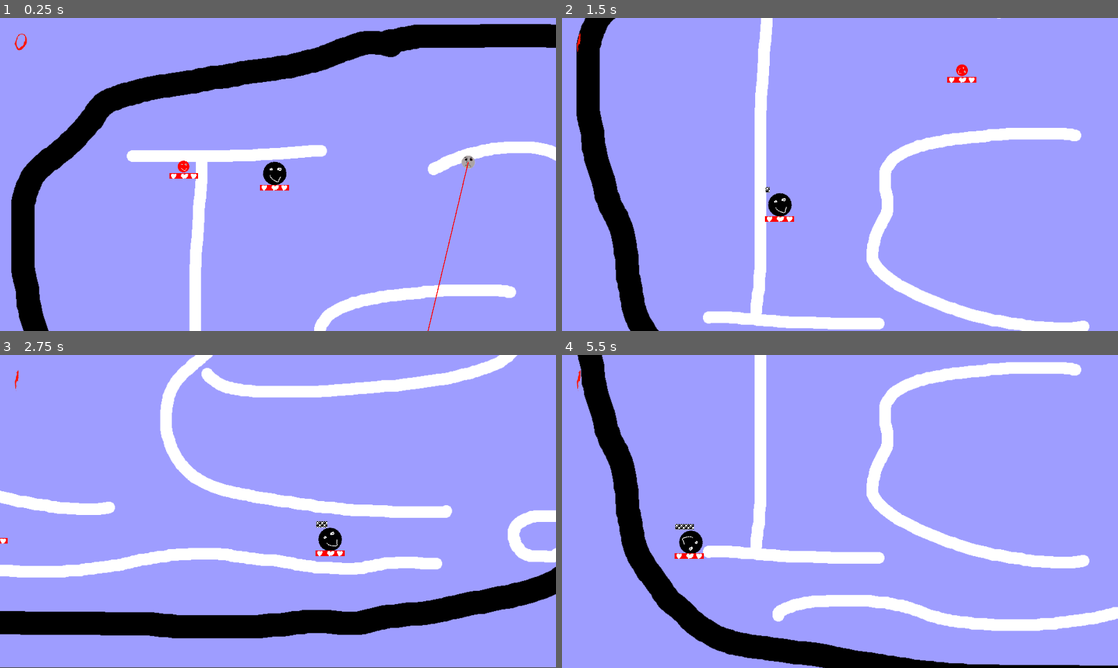
Above: before the commit, frames 1-4 (two rows, left to right).
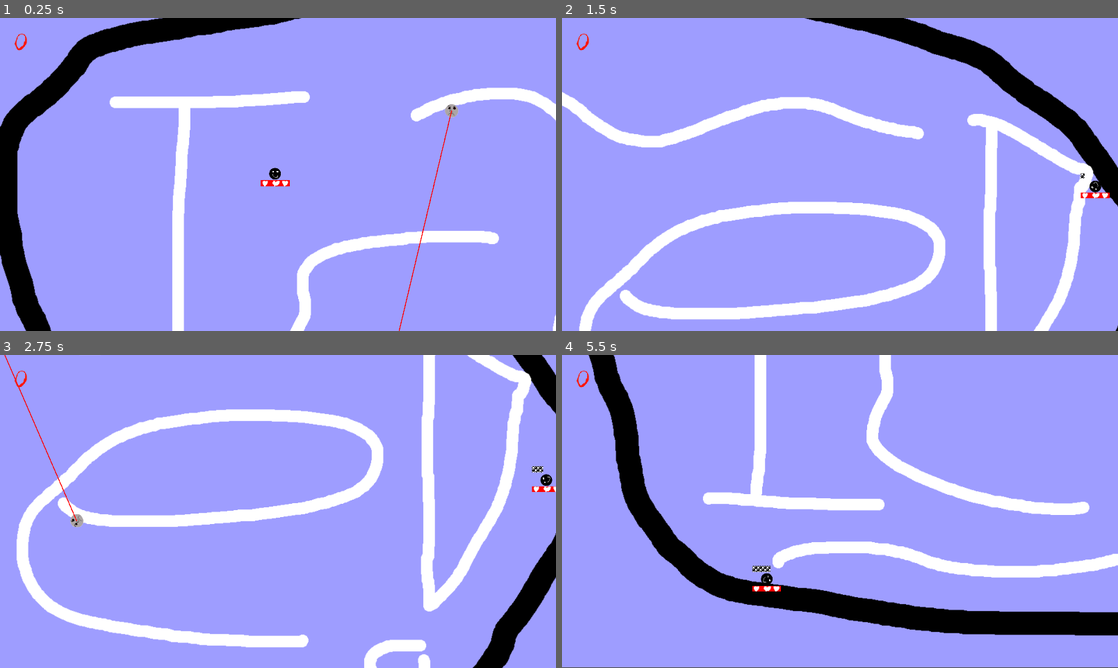
Above: after the commit, the same moments.

Repository: Junber/LD-47
Game: Godot game, scene res://Scenes/Root.tscn
Same seed, same stepped clock (60 frames per second), same inputs: the game is played once before the commit and once after it.
Inputs:
- Up to frame 1 (0.25 s): no input
- Up to frame 2 (1.5 s): hold D (move_right) 0.53-1.28 s; tap Space (boost) at 0.6, 1.35 s; hold S (move_down) from 1.28 s (still down)
- Up to frame 3 (2.75 s): release S (move_down) at 2.03 s; hold D (move_right) from 2.03 s (still down); tap Space (boost) at 2.1 s
- Up to frame 4 (5.5 s): release D (move_right) at 2.78 s; hold W (move_up) 2.78-3.53 s; tap Space (boost) every 0.75 s from 2.85 to 5.1 s; hold A (move_left) 3.53-5.03 s; hold S (move_down) from 5.03 s (still down)

The runs differ from the first frame. In frame 1, 25% of the frame differs, in the area x 0-100%, y 0-100%; in frame 2, 25%; in frame 3, 29%; in frame 4, 25%.

Commit message:
Create common super scene for player and enemy thus adding dead player

Diff:
--- a/Scenes/Cyborg.tscn
+++ b/Scenes/Cyborg.tscn
@@ -1,10 +1,12 @@
 [gd_scene load_steps=10 format=2]
 
-[ext_resource path="res://Scenes/Enemy.tscn" type="PackedScene" id=1]
+[ext_resource path="res://Scenes/IceScater.tscn" type="PackedScene" id=1]
 [ext_resource path="res://Resources/Graphics/Cyborg.png" type="Texture" id=2]
-[ext_resource path="res://Resources/Graphics/Cyborg_Dead.png" type="Texture" id=3]
+[ext_resource path="res://Resources/Graphics/CyborgDead.png" type="Texture" id=3]
 [ext_resource path="res://Resources/Graphics/LaserSparks.png" type="Texture" id=4]
 [ext_resource path="res://Scripts/Laser.gd" type="Script" id=5]
+
+
 
 [sub_resource type="CurveTexture" id=1]
 
--- a/Scenes/Enemy.tscn
+++ b/Scenes/Enemy.tscn
@@ -1,73 +1,7 @@
-[gd_scene load_steps=10 format=2]
+[gd_scene load_steps=3 format=2]
 
 [ext_resource path="res://Scripts/Enemy.gd" type="Script" id=1]
-[ext_resource path="res://Resources/Graphics/Health.png" type="Texture" id=2]
-[ext_resource path="res://Resources/Graphics/Enemy.png" type="Texture" id=3]
-[ext_resource path="res://Resources/Graphics/Blood.png" type="Texture" id=4]
-[ext_resource path="res://Resources/Graphics/Dead Enemy.png" type="Texture" id=5]
+[ext_resource path="res://Scenes/IceScater.tscn" type="PackedScene" id=2]
 
-[sub_resource type="CircleShape2D" id=1]
-
-[sub_resource type="Gradient" id=2]
-offsets = PoolRealArray( 0, 0.9, 1 )
-colors = PoolColorArray( 1, 0, 0, 1, 0.435294, 0, 0, 1, 0.435294, 0, 0, 0 )
-
-[sub_resource type="GradientTexture" id=3]
-gradient = SubResource( 2 )
-
-[sub_resource type="ParticlesMaterial" id=4]
-flag_disable_z = true
-direction = Vector3( 0, 0, 0 )
-spread = 180.0
-gravity = Vector3( 0, 0, 0 )
-initial_velocity = 33.57
-initial_velocity_random = 0.72
-orbit_velocity = 0.0
-orbit_velocity_random = 0.0
-damping = 10.76
-damping_random = 0.09
-scale_random = 0.35
-color_ramp = SubResource( 3 )
-
-[node name="Enemy" type="KinematicBody2D"]
-position = Vector2( 348.998, 158.75 )
-collision_layer = 2
-collision_mask = 5
+[node name="IceScater" instance=ExtResource( 2 )]
 script = ExtResource( 1 )
-
-[node name="CollisionShape2D" type="CollisionShape2D" parent="."]
-shape = SubResource( 1 )
-
-[node name="DeadSprite" type="Sprite" parent="."]
-visible = false
-texture = ExtResource( 5 )
-
-[node name="AliveSprite" type="Sprite" parent="."]
-texture = ExtResource( 3 )
-
-[node name="HealthBar" type="TextureProgress" parent="."]
-margin_left = -50.2425
-margin_top = 21.6965
-margin_right = -0.242523
-margin_bottom = 31.6965
-rect_scale = Vector2( 2, 2 )
-value = 100.0
-texture_progress = ExtResource( 2 )
-__meta__ = {
-"_edit_use_anchors_": false
-}
-
-[node name="BloodParticles" type="Particles2D" parent="."]
-z_index = -1
-emitting = false
-amount = 500
-lifetime = 10.0
-one_shot = true
-randomness = 0.2
-visibility_rect = Rect2( 0, 0, 3840, 2160 )
-local_coords = false
-process_material = SubResource( 4 )
-texture = ExtResource( 4 )
-__meta__ = {
-"_editor_description_": ""
-}
--- /dev/null
+++ b/Scenes/IceScater.tscn
@@ -0,0 +1,73 @@
+[gd_scene load_steps=10 format=2]
+
+[ext_resource path="res://Scripts/IceScater.gd" type="Script" id=1]
+[ext_resource path="res://Resources/Graphics/Health.png" type="Texture" id=2]
+[ext_resource path="res://Resources/Graphics/Enemy.png" type="Texture" id=3]
+[ext_resource path="res://Resources/Graphics/Blood.png" type="Texture" id=4]
+[ext_resource path="res://Resources/Graphics/EnemyDead.png" type="Texture" id=5]
+
+[sub_resource type="CircleShape2D" id=1]
+
+[sub_resource type="Gradient" id=2]
+offsets = PoolRealArray( 0, 0.9, 1 )
+colors = PoolColorArray( 1, 0, 0, 1, 0.435294, 0, 0, 1, 0.435294, 0, 0, 0 )
+
+[sub_resource type="GradientTexture" id=3]
+gradient = SubResource( 2 )
+
+[sub_resource type="ParticlesMaterial" id=4]
+flag_disable_z = true
+direction = Vector3( 0, 0, 0 )
+spread = 180.0
+gravity = Vector3( 0, 0, 0 )
+initial_velocity = 33.57
+initial_velocity_random = 0.72
+orbit_velocity = 0.0
+orbit_velocity_random = 0.0
+damping = 10.76
+damping_random = 0.09
+scale_random = 0.35
+color_ramp = SubResource( 3 )
+
+[node name="IceScater" type="KinematicBody2D"]
+position = Vector2( 348.998, 158.75 )
+collision_layer = 2
+collision_mask = 5
+script = ExtResource( 1 )
+
+[node name="CollisionShape2D" type="CollisionShape2D" parent="."]
+shape = SubResource( 1 )
+
+[node name="DeadSprite" type="Sprite" parent="."]
+visible = false
+texture = ExtResource( 5 )
+
+[node name="AliveSprite" type="Sprite" parent="."]
+texture = ExtResource( 3 )
+
+[node name="HealthBar" type="TextureProgress" parent="."]
+margin_left = -50.2425
+margin_top = 21.6965
+margin_right = -0.242523
+margin_bottom = 31.6965
+rect_scale = Vector2( 2, 2 )
+value = 100.0
+texture_progress = ExtResource( 2 )
+__meta__ = {
+"_edit_use_anchors_": false
+}
+
+[node name="BloodParticles" type="Particles2D" parent="."]
+z_index = -1
+emitting = false
+amount = 500
+lifetime = 10.0
+one_shot = true
+randomness = 0.2
+visibility_rect = Rect2( 0, 0, 3840, 2160 )
+local_coords = false
+process_material = SubResource( 4 )
+texture = ExtResource( 4 )
+__meta__ = {
+"_editor_description_": ""
+}
--- /dev/null
+++ b/Scenes/Player.tscn
@@ -0,0 +1,53 @@
+[gd_scene load_steps=6 format=2]
+
+[ext_resource path="res://Resources/Graphics/Player.png" type="Texture" id=1]
+[ext_resource path="res://Resources/Graphics/BoostTimer.png" type="Texture" id=2]
+[ext_resource path="res://Scenes/IceScater.tscn" type="PackedScene" id=3]
+[ext_resource path="res://Scripts/Player.gd" type="Script" id=4]
+[ext_resource path="res://Resources/Graphics/PlayerDead.png" type="Texture" id=5]
+
+[node name="IceScater" instance=ExtResource( 3 )]
+collision_layer = 1
+collision_mask = 6
+script = ExtResource( 4 )
+
+[node name="DeadSprite" parent="." index="1"]
+texture = ExtResource( 5 )
+
+[node name="AliveSprite" parent="." index="2"]
+texture = ExtResource( 1 )
+
+[node name="BoostCooldownProgessBar" type="TextureProgress" parent="." index="5"]
+margin_left = -50.3246
+margin_top = -46.1228
+margin_right = -0.324554
+margin_bottom = -36.1228
+rect_scale = Vector2( 2, 2 )
+max_value = 1.0
+step = 0.01
+value = 1.0
+texture_progress = ExtResource( 2 )
+__meta__ = {
+"_edit_use_anchors_": false,
+"_editor_description_": ""
+}
+
+[node name="BoostCooldownTimer" type="Timer" parent="." index="6"]
+one_shot = true
+__meta__ = {
+"_editor_description_": ""
+}
+
+[node name="PlayerCamera" type="Camera2D" parent="." index="7"]
+position = Vector2( 9.29779, 1.66644 )
+current = true
+limit_left = 0
+limit_top = 0
+limit_right = 3840
+limit_bottom = 2160
+limit_smoothed = true
+drag_margin_h_enabled = true
+drag_margin_v_enabled = true
+__meta__ = {
+"_editor_description_": ""
+}
--- a/Scenes/Root.tscn
+++ b/Scenes/Root.tscn
@@ -1,12 +1,9 @@
-[gd_scene load_steps=19 format=2]
+[gd_scene load_steps=15 format=2]
 
-[ext_resource path="res://Scripts/Player.gd" type="Script" id=1]
-[ext_resource path="res://Resources/Graphics/Player.png" type="Texture" id=2]
+[ext_resource path="res://Scenes/Player.tscn" type="PackedScene" id=1]
+[ext_resource path="res://Scripts/Enemy.gd" type="Script" id=2]
 [ext_resource path="res://Resources/Graphics/Background.png" type="Texture" id=3]
 [ext_resource path="res://Scripts/EnemySpawnPath.gd" type="Script" id=4]
-[ext_resource path="res://Scenes/Enemy.tscn" type="PackedScene" id=5]
-[ext_resource path="res://Resources/Graphics/BoostTimer.png" type="Texture" id=6]
-[ext_resource path="res://Resources/Graphics/Health.png" type="Texture" id=7]
 [ext_resource path="res://Scripts/ScoreLabel.gd" type="Script" id=8]
 [ext_resource path="res://Resources/Fonts/Jacmax.ttf" type="DynamicFontData" id=9]
 [ext_resource path="res://Scenes/Cyborg.tscn" type="PackedScene" id=10]
@@ -15,9 +12,6 @@
 [ext_resource path="res://Scripts/SfxPlayer.gd" type="Script" id=13]
 [ext_resource path="res://Scripts/Border.gd" type="Script" id=14]
 [ext_resource path="res://Scenes/OptionsScreen.tscn" type="PackedScene" id=15]
-
-[sub_resource type="CircleShape2D" id=1]
-radius = 40.0
 
 [sub_resource type="Curve2D" id=2]
 _data = {
@@ -41,60 +35,8 @@
 z_index = -2
 texture = ExtResource( 3 )
 
-[node name="Player" type="KinematicBody2D" parent="."]
-position = Vector2( 960, 540 )
-collision_mask = 4
-script = ExtResource( 1 )
-
-[node name="PlayerCamera" type="Camera2D" parent="Player"]
-position = Vector2( 9.29779, 1.66644 )
-current = true
-limit_left = 0
-limit_top = 0
-limit_right = 3840
-limit_bottom = 2160
-limit_smoothed = true
-drag_margin_h_enabled = true
-drag_margin_v_enabled = true
-
-[node name="CollisionShape2D" type="CollisionShape2D" parent="Player"]
-shape = SubResource( 1 )
-
-[node name="Sprite" type="Sprite" parent="Player"]
-scale = Vector2( 2, 2 )
-texture = ExtResource( 2 )
-
-[node name="BoostCooldownProgessBar" type="TextureProgress" parent="Player"]
-margin_left = -51.0737
-margin_top = -62.6042
-margin_right = -1.07373
-margin_bottom = -52.6042
-rect_scale = Vector2( 2, 2 )
-max_value = 1.0
-step = 0.01
-value = 1.0
-texture_progress = ExtResource( 6 )
-__meta__ = {
-"_edit_use_anchors_": false
-}
-
-[node name="BoostCooldownTimer" type="Timer" parent="Player"]
-one_shot = true
-
-[node name="HealthBar" type="TextureProgress" parent="Player"]
-margin_left = -52.6017
-margin_top = 36.5377
-margin_right = -2.60174
-margin_bottom = 46.5377
-rect_scale = Vector2( 2, 2 )
-value = 100.0
-texture_progress = ExtResource( 7 )
-__meta__ = {
-"_edit_use_anchors_": false
-}
-
-[node name="Enemy" parent="." instance=ExtResource( 5 )]
-position = Vector2( 615.084, 512.792 )
+[node name="Player" parent="." instance=ExtResource( 1 )]
+position = Vector2( 1019.09, 725.787 )
 
 [node name="Border" type="StaticBody2D" parent="."]
 scale = Vector2( 2, 2 )
@@ -141,6 +83,7 @@
 
 [node name="Cyborg" parent="." instance=ExtResource( 10 )]
 position = Vector2( 1654.99, 496.229 )
+script = ExtResource( 2 )
 
 [node name="BooPlayer" type="AudioStreamPlayer" parent="."]
 stream = ExtResource( 11 )
@@ -152,6 +95,4 @@
 script = ExtResource( 13 )
 pitchVariation = 0.5
 [connection signal="playerDied" from="Player" to="EnemySpawnPath" method="_on_Player_playerDied"]
-[connection signal="enemyDidNotDie" from="Enemy" to="BooPlayer" method="playSfx"]
-[connection signal="enemyDied" from="Enemy" to="WowPlayer" method="playSfx"]
 [connection signal="timeout" from="EnemySpawnPath/EnemySpawnTimer" to="EnemySpawnPath" method="_on_EnemySpawnTimer_timeout"]
--- a/Scripts/Enemy.gd
+++ b/Scripts/Enemy.gd
@@ -1,14 +1,9 @@
 extends "res://Scripts/IceScater.gd"
 
 onready var player = $"../Player"
-onready var deadSprite = $DeadSprite
-onready var aliveSprite = $AliveSprite
-onready var particleEmitter = $BloodParticles
 
 signal enemyDied
 signal enemyDidNotDie
-
-var dead = false
 
 func _ready():
 	pass
@@ -24,28 +19,14 @@
 	collider.bounceOffOfIceScater(self)
 	collider.takeDamage(damageToOther)
 
-func setSpriteRotation(rotation):
-	deadSprite.rotate(rotation)
-	aliveSprite.rotate(rotation)
-
 func kill():
 	if !dead:
-		deadSprite.visible = true
-		aliveSprite.visible = false
+		.kill()
 		set_collision_mask_bit(0, false)
-		particleEmitter.emitting = true
-		dead = true
-
 		get_node("../HUD/ScoreLabel").increaseScore()
 
 func getDirection():
-	if player and !dead:
+	if !dead and !player.dead:
 		return (player.position - position).normalized()
 	else:
 		return Vector2(0,0)
-
-func _process(delta):
-	if dead:
-		rotationSpeed *= pow(0.6, delta)
-	else:
-		spinUp(delta)
--- a/Scripts/IceScater.gd
+++ b/Scripts/IceScater.gd
@@ -1,12 +1,16 @@
 extends KinematicBody2D
 
 onready var healthBar = $HealthBar
+onready var deadSprite = $DeadSprite
+onready var aliveSprite = $AliveSprite
+onready var particleEmitter = $BloodParticles
 export var acceleration = 1000
 
 const maxRotationSpeed = 1000
 
 var velocity = Vector2(0,0)
 var rotationSpeed = 1
+var dead = false
 
 func _ready():
 	pass
@@ -15,7 +19,7 @@
 	velocity = velocity.bounce(collision.normal) / 2
 	rotationSpeed /= 2
 
-func collideWithIceScater(collider):
+func collideWithIceScater(_collider):
 	pass
 
 func bounceOffOfIceScater(collider):
@@ -36,7 +40,11 @@
 	return (rotationSpeed + velocity.length() / 2) * 0.1
 
 func kill():
-	queue_free()
+	if !dead:
+		deadSprite.visible = true
+		aliveSprite.visible = false
+		particleEmitter.emitting = true
+		dead = true
 
 func takeDamage(amount):
 	healthBar.value -= amount
@@ -51,14 +59,20 @@
 func spinUp(delta):
 	rotationSpeed = min(rotationSpeed + 10 * delta, maxRotationSpeed)
 
-func setSpriteRotation(_rotation):
-	pass
+func setSpriteRotation(rotation):
+	deadSprite.rotate(rotation)
+	aliveSprite.rotate(rotation)
 
 func _process(delta):
 	velocity += getDirection() * acceleration * delta
 	velocity *= pow(0.9, delta)
 	velocity -= velocity.normalized() * 100 * delta
 
+	if dead:
+		rotationSpeed *= pow(0.6, delta)
+	else:
+		spinUp(delta)
+
 	var collision = move_and_collide(velocity * delta)
 	if collision:
 		collision.collider.getHitBy(self, collision)
--- a/Scripts/Player.gd
+++ b/Scripts/Player.gd
@@ -4,7 +4,6 @@
 
 onready var boostTimer = $BoostCooldownTimer
 onready var boostProgressBar = $BoostCooldownProgessBar
-onready var sprite = $Sprite
 
 func _ready():
 	pass
@@ -13,22 +12,21 @@
 	pass
 
 func kill():
-	$"../ArenaCamera".make_current()
-	emit_signal("playerDied")
-	queue_free()
-
-func setSpriteRotation(rotation):
-	sprite.rotate(rotation)
+	if !dead:
+		.kill()
+		$"../ArenaCamera".make_current()
+		emit_signal("playerDied")
 
 func getDirection():
-	var x = int(Input.is_action_pressed("move_right")) - int(Input.is_action_pressed("move_left"))
-	var y = int(Input.is_action_pressed("move_down")) - int(Input.is_action_pressed("move_up"))
+	if dead:
+		return Vector2(0,0)
+	else:
+		var x = int(Input.is_action_pressed("move_right")) - int(Input.is_action_pressed("move_left"))
+		var y = int(Input.is_action_pressed("move_down")) - int(Input.is_action_pressed("move_up"))
 
-	return Vector2(x,y)
+		return Vector2(x,y)
 
 func _process(delta):
-	spinUp(delta)
-
 	boostProgressBar.value = boostTimer.time_left / boostTimer.wait_time
 	if Input.is_action_just_pressed("boost"):
 		if boostTimer.is_stopped():
Renamed: Resources/Graphics/Cyborg_Dead.png -> Resources/Graphics/CyborgDead.png
Not shown, added: Resources/Graphics/CyborgDead.png.import
Renamed: Resources/Graphics/Dead Enemy.png -> Resources/Graphics/EnemyDead.png
Not shown, changed: Resources/Graphics/EnemyDead.png.import
Binary file added: Resources/Graphics/PlayerDead.png
Not shown, changed: Resources/Graphics/PlayerDead.png.import
